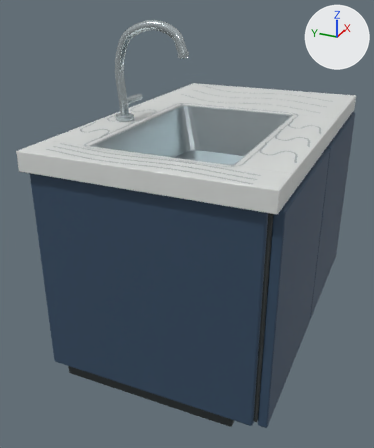
The glTF model assets/3d/native/kitchenModernSinkNavy.glb: old version first, new version second.
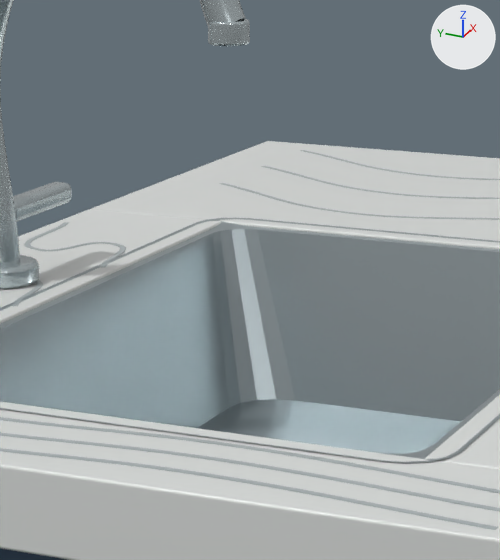
The first picture shows the older version from a camera (50 mm lens) standing at (-2.53, -0.95, 1.85) and looking at (-0.16, 0.12, 0.66). The close-ups show the older and then the newer version on the part from 33% to 68% of the width and 10% to 43% of the height of that picture. Only the edits that show in the close-ups are written down. The axes (+X, +Y, +Z) are drawn at upper right. The lights are the same throughout. Where no turn or scale is listed for an object, it has been applied to the vertices.

The older version as bpy lines, for what is in view:
```python
me_cube_046 = bpy.data.meshes.new('Cube.046')
me_cube_046.from_pydata(...)  # 96 vertices, 188 faces; spans x -0.48..0.48, y -0.115..0.115, z -0.045..0.045
me_cube_046.materials.append(mat_modern_navy_stone)  # light grey #dde0de
me_cube_051 = bpy.data.meshes.new('Cube.051')
me_cube_051.from_pydata(...)  # 96 vertices, 188 faces; spans x -0.08..0.08, y -0.016..0.016, z -0.014..0.014
me_cube_051.materials.append(mat_chrome_mixer_tap)  # light grey #c4cfd2
me_cylinder_071 = bpy.data.meshes.new('Cylinder.071')
me_cylinder_071.from_pydata(...)  # 256 vertices, 508 faces; spans x -0.047..0.047, y -0.047..0.047, z -0.014..0.014
me_cylinder_071.materials.append(mat_chrome_mixer_tap)  # light grey #c4cfd2
ob_mixer_tap_base = bpy.data.objects.new('Mixer tap base', me_cylinder_071)
ob_mixer_tap_base.location = (-0.25, 0.43, 1.244)
ob_single_lever_mixer_handle = bpy.data.objects.new('Single lever mixer handle', me_cube_051)
ob_single_lever_mixer_handle.location = (-0.16, 0.43, 1.32)
ob_thick_stone_worktop_002 = bpy.data.objects.new('Thick stone worktop.002', me_cube_046)
ob_thick_stone_worktop_002.location = (-0.25, -0.445, 1.185)
# also in view: 'Thick stone worktop.001' at (0.57, 0.0, 1.18); 'Recessed sink bowl' at (-0.25, 0.0, 1.11); 'Tap aerator' at (-0.25, 0.1, 1.56); 'Fine stone vein.002' at (-0.78, 0.0, 1.23); 'Thick stone worktop.003' at (-0.25, 0.44, 1.18)
```
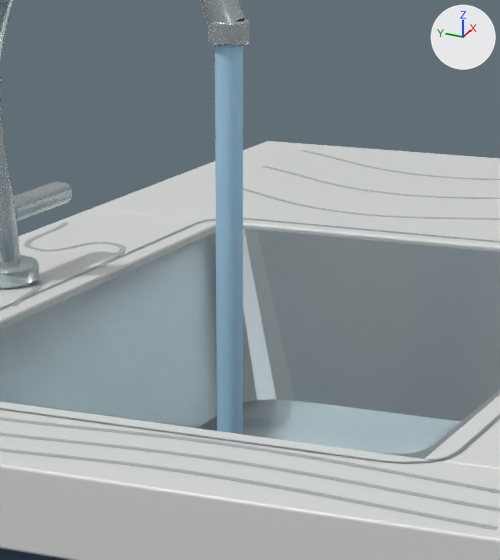
Where the change shows, as pixel boxes (x1, y1, x2, y2) in the close-ups (500 x 560 px):
'Interaction water', added (blue)
    after: (215, 46, 243, 434)

Diff of the bpy script that builds the scene:
```diff
--- a/assets/3d/native/kitchenModernSinkNavy.glb.py
+++ b/assets/3d/native/kitchenModernSinkNavy.glb.py
@@ mat_blue @@
+mat_blue = principled_material('blue')
+mat_blue.base_color = (0.397, 0.665, 0.871)  # blue #a9d5f0
+mat_blue.roughness = 0.72
@@ me_cylinder_193 @@
+me_cylinder_193.from_pydata(...)  # 256 vertices, 508 faces; spans x -0.017..0.017, y -0.017..0.017, z -0.28..0.28
+me_cylinder_193.materials.append(mat_blue)  # blue #a9d5f0
@@ ob_interaction_water @@
+ob_interaction_water = bpy.data.objects.new('Interaction water', me_cylinder_193)
+ob_interaction_water.location = (-0.25, 0.1, 1.27)
```
